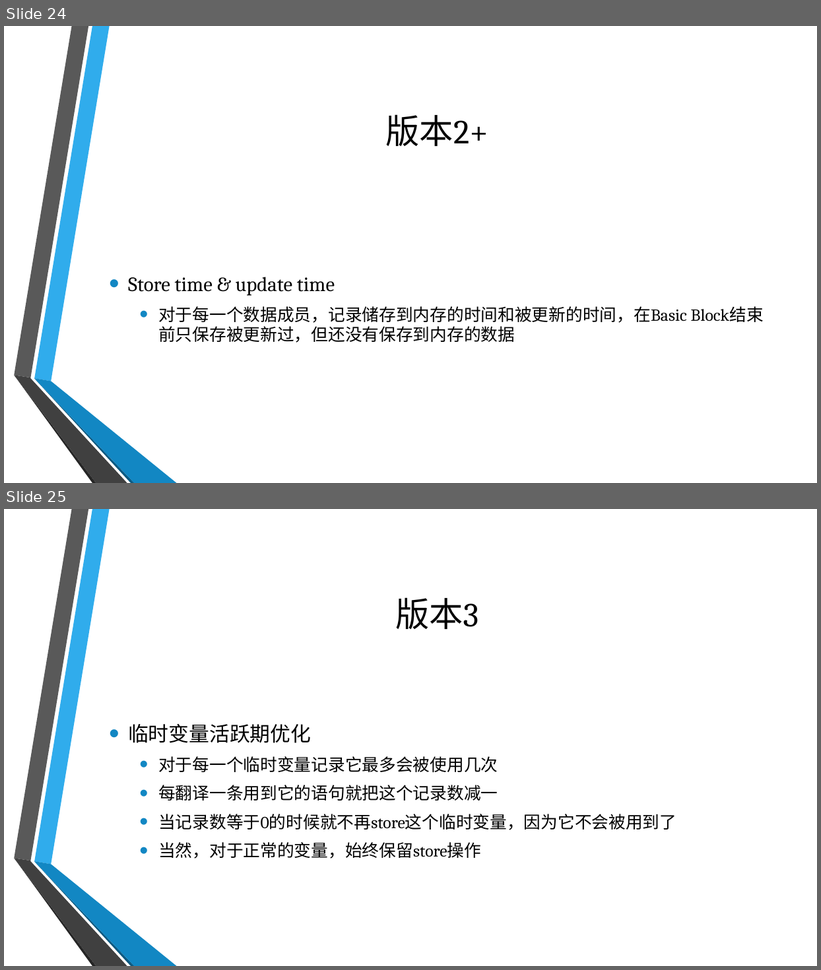
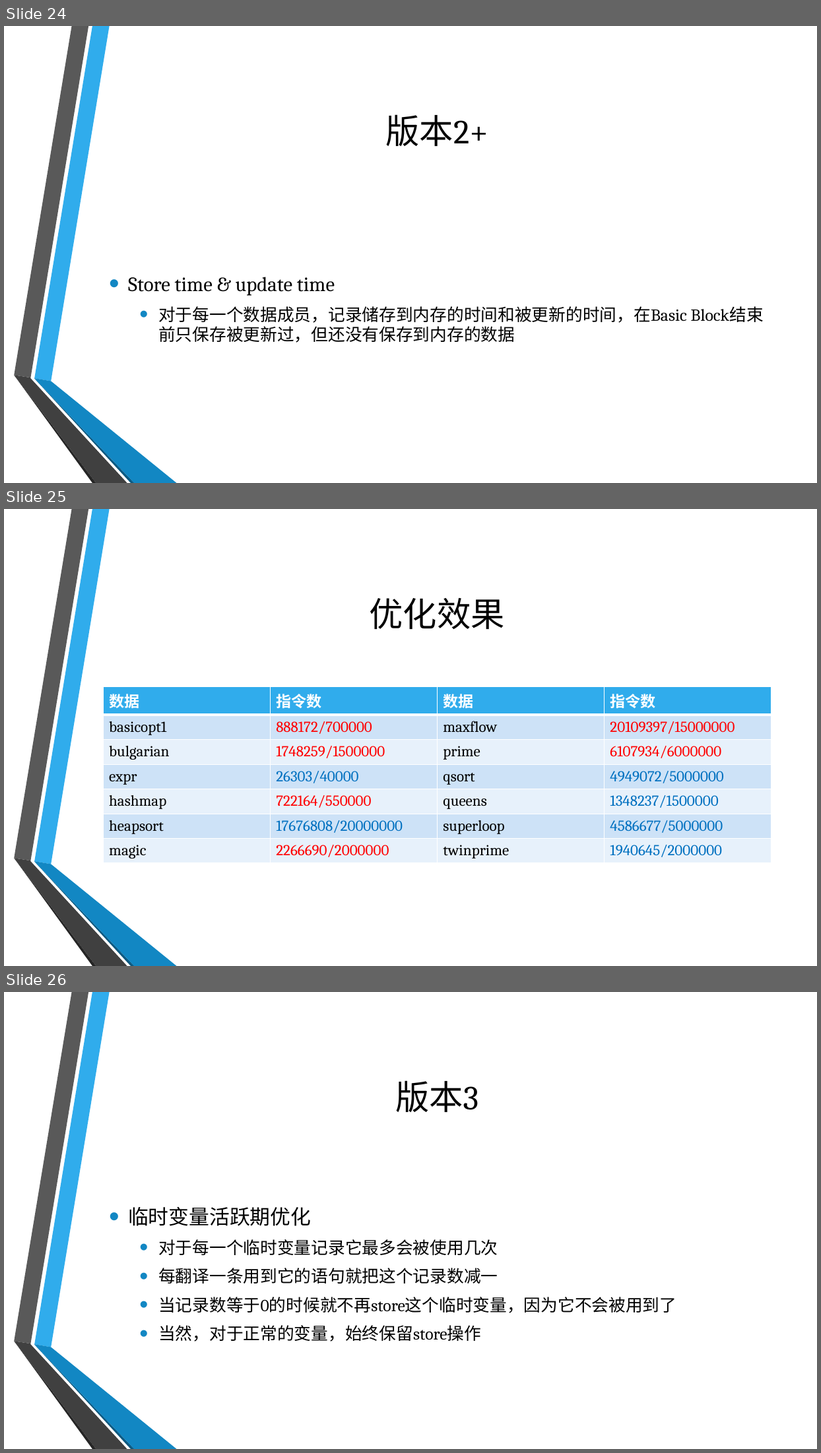
Before and after one commit to BreakVoid/Mental, a slide deck: slide/slide.pptx. Shown one above the other, each under a label of ours: slides 24 and 25 before the commit, slides 24, 25 and 26 after it. The pictures are 821x970 and 821x1453 pixels, drawn with LibreOffice and Linux fonts; fonts in the diff are those of the drawing; background and template pictures are left out. Boxes give left, top, right and bottom in pixels: in the first picture for what was removed or moved away, otherwise in the second. Text is boxed around its words. In the diff, an @@ line names an element or a change of style, - is before the commit and + after.

```diff
--- a/slide/slide.pptx
+++ b/slide/slide.pptx
@@ slide 25 added at box(4, 509, 817, 966), background picture (left out); not listed: 6 template elements that a slide beside it also shows @@
@@ title added at box(370, 598, 505, 629), 40 pt, text #000000 @@
+优化效果
@@ table added at box(103, 687, 772, 861), 7 rows, 4 columns @@
+数据 | 指令数 | 数据 | 指令数
+basicopt1 | 888172/700000 | maxflow | 20109397/15000000
+bulgarian | 1748259/1500000 | prime | 6107934/6000000
+expr | 26303/40000 | qsort | 4949072/5000000
+hashmap | 722164/550000 | queens | 1348237/1500000
+heapsort | 17676808/20000000 | superloop | 4586677/5000000
+magic | 2266690/2000000 | twinprime | 1940645/2000000
@@ what was slide 25 is now slide 26 @@
```
Also in this commit, not shown: 2 slides changed, 1 other slide added.
